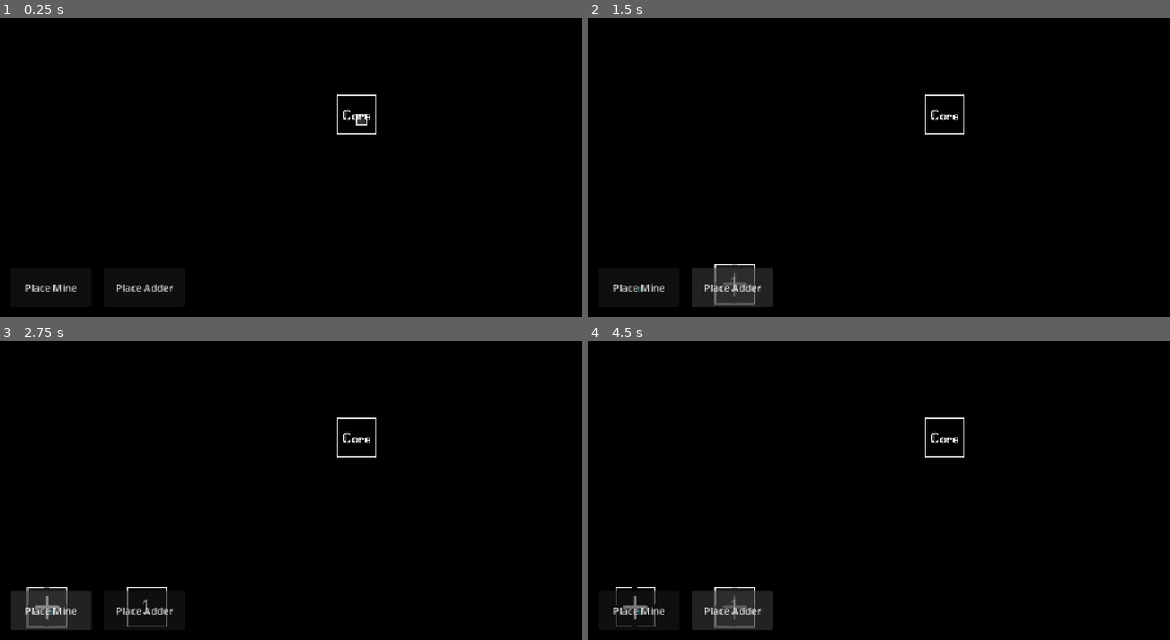
Above: before the commit, frames 1-4 (two rows, left to right).
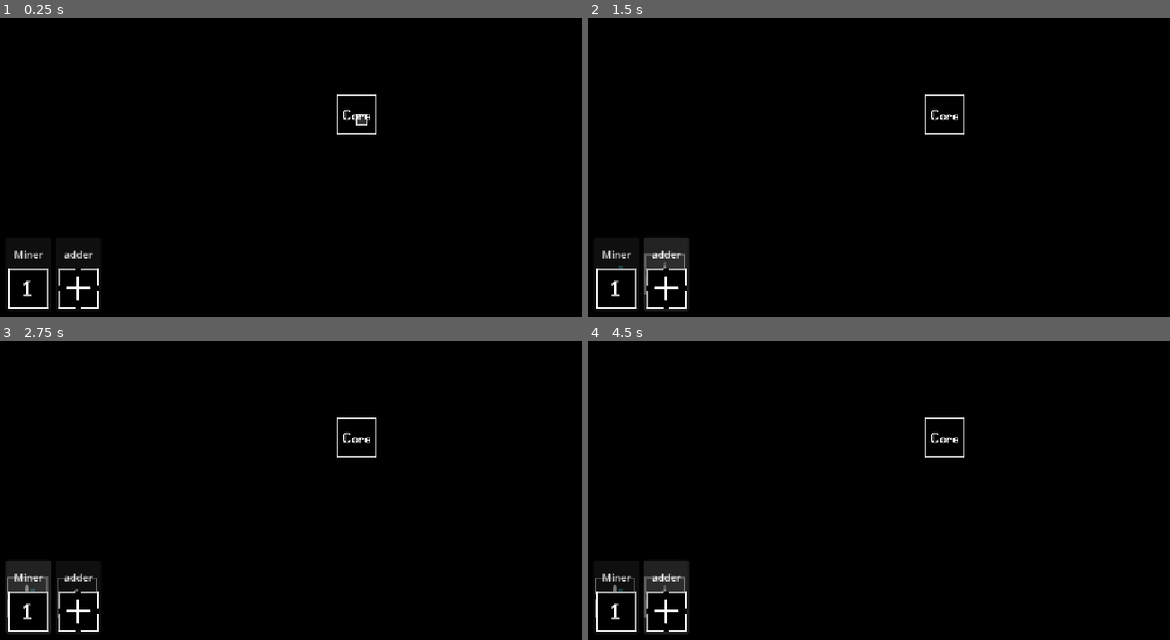
Above: after the commit, the same moments.

Repository: ast4rt3/math-matic
Game: Godot game, scene res://world.tscn
Same seed, same stepped clock (60 frames per second), same inputs: the game is played once before the commit and once after it.
Inputs:
- Up to frame 1 (0.25 s): no input
- Up to frame 2 (1.5 s): click "Place Mine" (after the commit: "Miner") at 0.5 s; click "Place Adder" (after the commit: "adder") at 1.25 s
- Up to frame 3 (2.75 s): click "Place Mine" (after the commit: "Miner") at 2 s
- Up to frame 4 (4.5 s): click "Place Adder" (after the commit: "adder") at 2.75 s; click "Place Mine" (after the commit: "Miner") at 3.5 s; click "Place Adder" (after the commit: "adder") at 4.25 s

The runs differ from the first frame. In frame 1, 0.9% of the frame differs, in the area x 1-30%, y 77-98%; in frame 2, 3.5%; in frame 3, 3.2%; in frame 4, 3.7%, in the area x 1-32%, y 73-99%.

Commit message:
added exporting preset for future playtesting

Diff:
--- a/world.tscn
+++ b/world.tscn
@@ -4,6 +4,8 @@
 [ext_resource type="Texture2D" uid="uid://8vnxxsb5pl4v" path="res://asset/blacktile.png" id="1_fj7yv"]
 [ext_resource type="Script" uid="uid://jjloyt6iw7pi" path="res://world.gd" id="1_tlwt5"]
 [ext_resource type="PackedScene" uid="uid://cq2gau2gq8csi" path="res://buildings/Core.tscn" id="3_tlwt5"]
+[ext_resource type="Texture2D" uid="uid://cpam8tjehbed1" path="res://asset/Miner.png" id="5_dwbse"]
+[ext_resource type="Texture2D" uid="uid://dqwofy3fsewo7" path="res://asset/adder.png" id="6_pkg7o"]
 
 [sub_resource type="TileSetAtlasSource" id="TileSetAtlasSource_tlwt5"]
 texture = ExtResource("1_fj7yv")
@@ -71,17 +73,23 @@
 border_width = 4.7
 
 [node name="MineButton" type="Button" parent="UI" unique_id=586447805]
-offset_left = 18.0
-offset_top = 568.0
-offset_right = 148.0
-offset_bottom = 631.0
+offset_left = 11.0
+offset_top = 519.0
+offset_right = 83.0
+offset_bottom = 637.0
 action_mode = 0
-text = "Place Mine"
+text = "Miner"
+icon = ExtResource("5_dwbse")
+icon_alignment = 1
+vertical_icon_alignment = 2
 
-[node name="AdderButton" type="Button" parent="UI"]
-offset_left = 168.0
-offset_top = 568.0
-offset_right = 298.0
-offset_bottom = 631.0
+[node name="AdderButton" type="Button" parent="UI" unique_id=788567225]
+offset_left = 91.0
+offset_top = 519.0
+offset_right = 163.0
+offset_bottom = 637.0
 action_mode = 0
-text = "Place Adder"
+text = "adder"
+icon = ExtResource("6_pkg7o")
+icon_alignment = 1
+vertical_icon_alignment = 2
Not shown, added: export_presets.cfg
